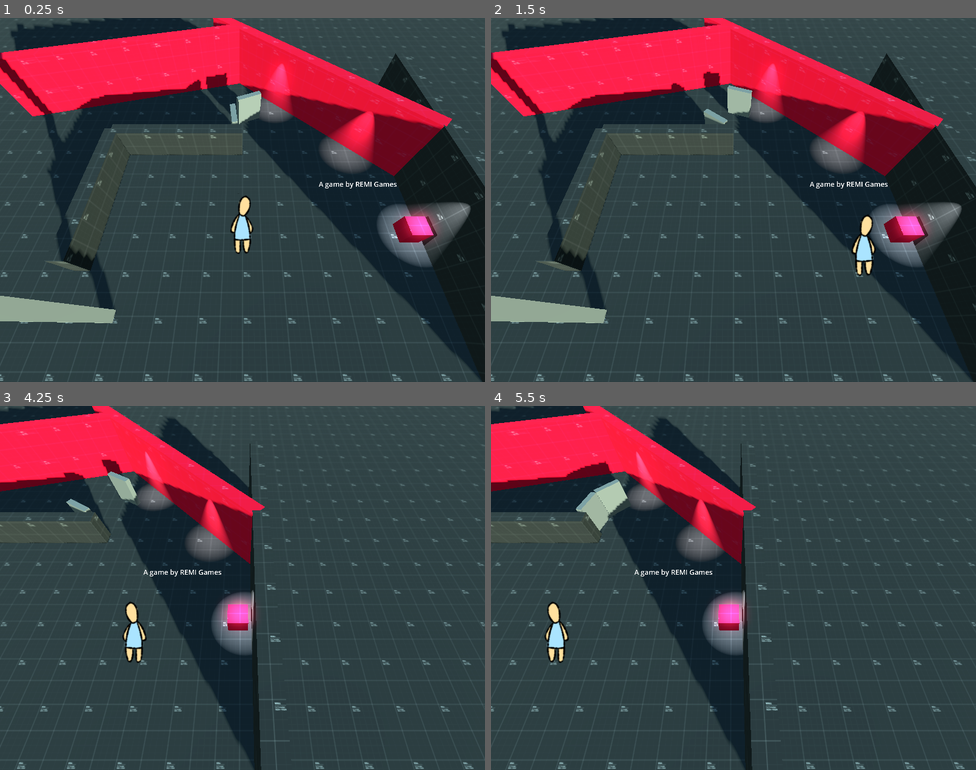
Above: before the commit, frames 1-4 (two rows, left to right).
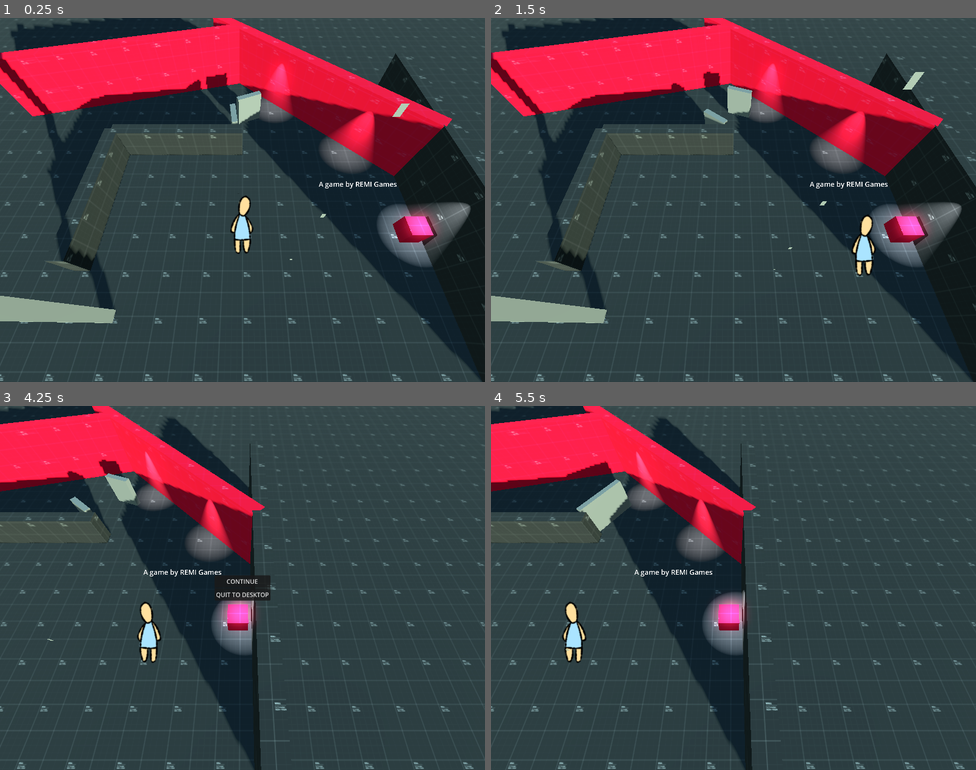
Above: after the commit, the same moments.

Repository: Rubicsoft/Project-Acacia
Game: Godot game, scene res://prototype/starter.tscn
Two runs of this game, one before a commit and one after it. Both use one fixed random seed, a clock stepped at 60 frames per second and the inputs below.
Inputs (mouse positions are in pixels of both pictures, inside the frame that each line leads up to):
- Up to frame 1 (0.25 s): no input
- Up to frame 2 (1.5 s): move the mouse to (840, 181) at 0.52 s; hold D (move_right) 0.53-1.28 s; hold Right mouse button (toggle_camera_follow) 0.53-1.28 s; move the mouse to (636, 218) at 1.27 s; hold S (move_down) from 1.28 s (still down); tap E (toggle_gate_open) at 1.35 s
- Up to frame 3 (4.25 s): move the mouse to (291, 507) at 2.02 s; release S (move_down) at 2.03 s; hold D (move_right) 2.03-2.78 s; hold Right mouse button (toggle_camera_follow) 2.03-2.78 s; move the mouse to (218, 660) at 2.77 s; hold W (move_up) 2.78-3.53 s; tap E (toggle_gate_open) at 2.85 s; move the mouse to (388, 642) at 3.52 s; hold A (move_left) from 3.53 s (still down); hold Right mouse button (toggle_camera_follow) from 3.53 s (still down); tap Escape (esc, bound only after the commit) at 4.15 s
- Up to frame 4 (5.5 s): release A (move_left) at 4.25 s; release Right mouse button (toggle_camera_follow) at 4.25 s; click (733, 580) at 4.25 s, where only the run after the commit has a clickable "CONTINUE"; move the mouse to (588, 533) at 5.02 s; hold A (move_left) from 5.03 s (still down); tap E (toggle_gate_open) at 5.1 s

The runs differ from the first frame. In frame 1, less than 0.1% of the frame differs, in the area x 59-85%, y 23-67%; in frame 2, 0.1%; in frame 3, 1.6%, in the area x 9-56%, y 14-71%; in frame 4, 1.3%.

Commit message:
Experimenting pause menu *and rain particles :v

Diff:
--- a/project.godot
+++ b/project.godot
@@ -63,6 +63,11 @@
 "events": [Object(InputEventKey,"resource_local_to_scene":false,"resource_name":"","device":-1,"window_id":0,"alt_press …(192 unchanged characters)…
 ]
 }
+esc={
+"deadzone": 0.5,
+"events": [Object(InputEventKey,"resource_local_to_scene":false,"resource_name":"","device":-1,"window_id":0,"alt_pressed":false,"shift_pressed":false,"ctrl_pressed":false,"meta_pressed":false,"pressed":false,"keycode":0,"physical_keycode":4194305,"key_label":0,"unicode":0,"location":0,"echo":false,"script":null)
+]
+}
 
 [rendering]
 
--- a/prototype/starter.tscn
+++ b/prototype/starter.tscn
@@ -8,6 +8,7 @@
 [ext_resource type="PackedScene" uid="uid://ixshx2rt2kw6" path="res://prefabs/objects/gate.tscn" id="6_2xrlg"]
 [ext_resource type="AudioStream" uid="uid://bds4cbv6ryk45" path="res://assets/sounds/rain.ogg" id="7_0gbtc"]
 [ext_resource type="AudioStream" uid="uid://gh6bkrnxiee2" path="res://assets/bgm/bgm_eternal_garden.ogg" id="8_h4h52"]
+[ext_resource type="PackedScene" uid="uid://dg5sdjcedlwmd" path="res://ui/pause_menu.tscn" id="9_goidf"]
 
 [sub_resource type="BoxMesh" id="BoxMesh_nfh38"]
 size = Vector3(50, 0.2, 50)
@@ -29,6 +30,12 @@
 [sub_resource type="BoxMesh" id="BoxMesh_h4b32"]
 
 [sub_resource type="BoxShape3D" id="BoxShape3D_kck5j"]
+
+[sub_resource type="ParticleProcessMaterial" id="ParticleProcessMaterial_yvlt6"]
+
+[sub_resource type="PlaneMesh" id="PlaneMesh_k1fc6"]
+size = Vector2(0.05, 0.1)
+orientation = 2
 
 [node name="Main" type="Node3D"]
 
@@ -183,3 +190,15 @@
 stream = ExtResource("8_h4h52")
 autoplay = true
 bus = &"BGM"
+
+[node name="PauseMenu" parent="." instance=ExtResource("9_goidf")]
+
+[node name="GPUParticles3D" type="GPUParticles3D" parent="."]
+transform = Transform3D(1, 0, 0, 0, 1, 0, 0, 0, 1, 1, 7, 1)
+cast_shadow = 0
+lifetime = 1.5
+preprocess = 1.0
+randomness = 0.3
+collision_base_size = 0.0
+process_material = SubResource("ParticleProcessMaterial_yvlt6")
+draw_pass_1 = SubResource("PlaneMesh_k1fc6")
--- /dev/null
+++ b/script/ui/pause_menu.gd
@@ -0,0 +1,21 @@
+extends Control
+
+var is_game_paused: bool = true
+
+func _input(event):
+	if event.is_action_pressed("esc") and !get_tree().paused:
+		pause_game()
+
+func _process(delta):
+	visible = get_tree().paused
+
+func pause_game() -> void:
+	get_tree().paused = true
+func resume_game() -> void:
+	get_tree().paused = false
+
+func _on_continue_btn_pressed():
+	resume_game()
+
+func _on_quit_btn_pressed():
+	get_tree().quit()
--- /dev/null
+++ b/ui/main_menu.tscn
@@ -0,0 +1,9 @@
+[gd_scene format=3 uid="uid://di4hppb6y3qoh"]
+
+[node name="MainMenuUI" type="Control"]
+layout_mode = 3
+anchors_preset = 15
+anchor_right = 1.0
+anchor_bottom = 1.0
+grow_horizontal = 2
+grow_vertical = 2
--- /dev/null
+++ b/ui/pause_menu.tscn
@@ -0,0 +1,45 @@
+[gd_scene load_steps=3 format=3 uid="uid://dg5sdjcedlwmd"]
+
+[ext_resource type="Script" path="res://script/ui/pause_menu.gd" id="1_7gy2m"]
+
+[sub_resource type="Theme" id="Theme_sgnsj"]
+
+[node name="PauseMenu" type="Control"]
+process_mode = 3
+layout_mode = 3
+anchors_preset = 15
+anchor_right = 1.0
+anchor_bottom = 1.0
+grow_horizontal = 2
+grow_vertical = 2
+script = ExtResource("1_7gy2m")
+
+[node name="PanelContainer" type="PanelContainer" parent="."]
+layout_mode = 1
+anchors_preset = 8
+anchor_left = 0.5
+anchor_top = 0.5
+anchor_right = 0.5
+anchor_bottom = 0.5
+offset_left = -74.0
+offset_top = -33.0
+offset_right = 74.0
+offset_bottom = 33.0
+grow_horizontal = 2
+grow_vertical = 2
+theme = SubResource("Theme_sgnsj")
+
+[node name="VBoxContainer" type="VBoxContainer" parent="PanelContainer"]
+layout_mode = 2
+alignment = 1
+
+[node name="ContinueBtn" type="Button" parent="PanelContainer/VBoxContainer"]
+layout_mode = 2
+text = "CONTINUE"
+
+[node name="QuitBtn" type="Button" parent="PanelContainer/VBoxContainer"]
+layout_mode = 2
+text = "QUIT TO DESKTOP"
+
+[connection signal="pressed" from="PanelContainer/VBoxContainer/ContinueBtn" to="." method="_on_continue_btn_pressed"]
+[connection signal="pressed" from="PanelContainer/VBoxContainer/QuitBtn" to="." method="_on_quit_btn_pressed"]
Not shown: 1 places in prototype/starter.tscn that only renumber resources
